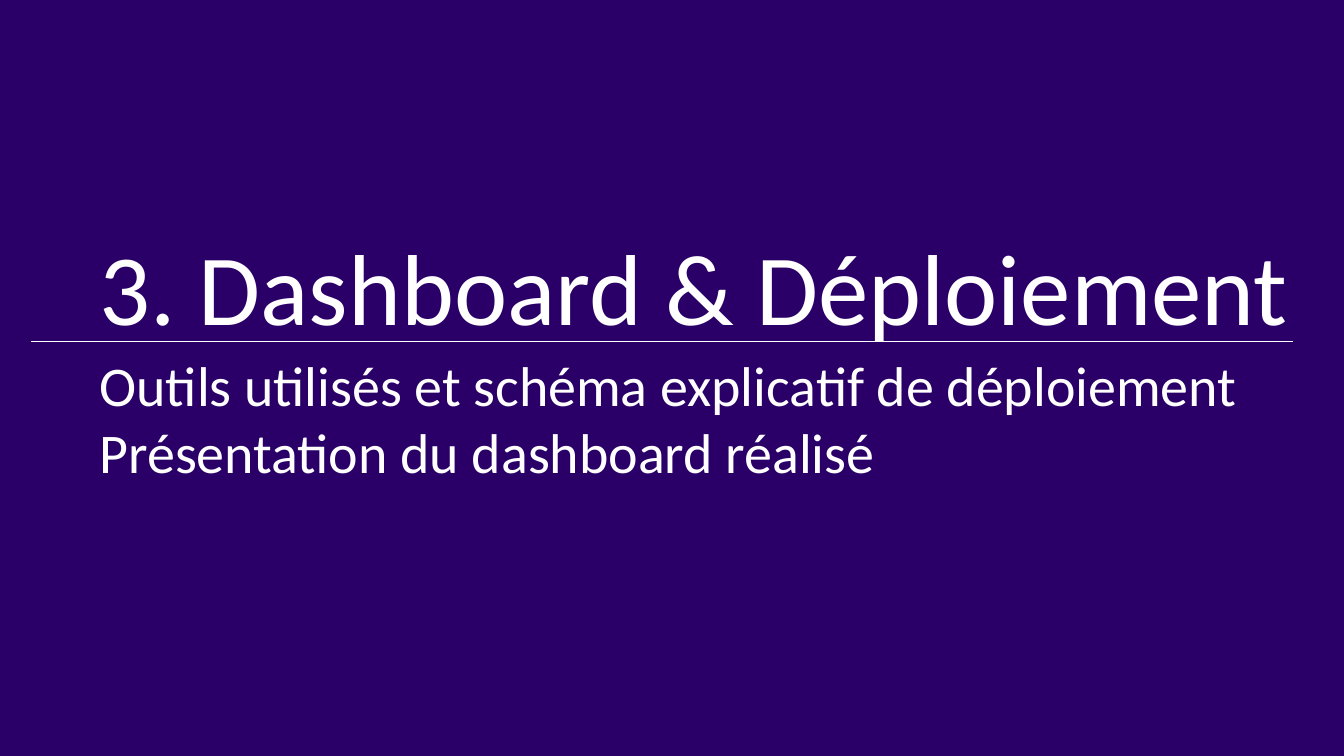
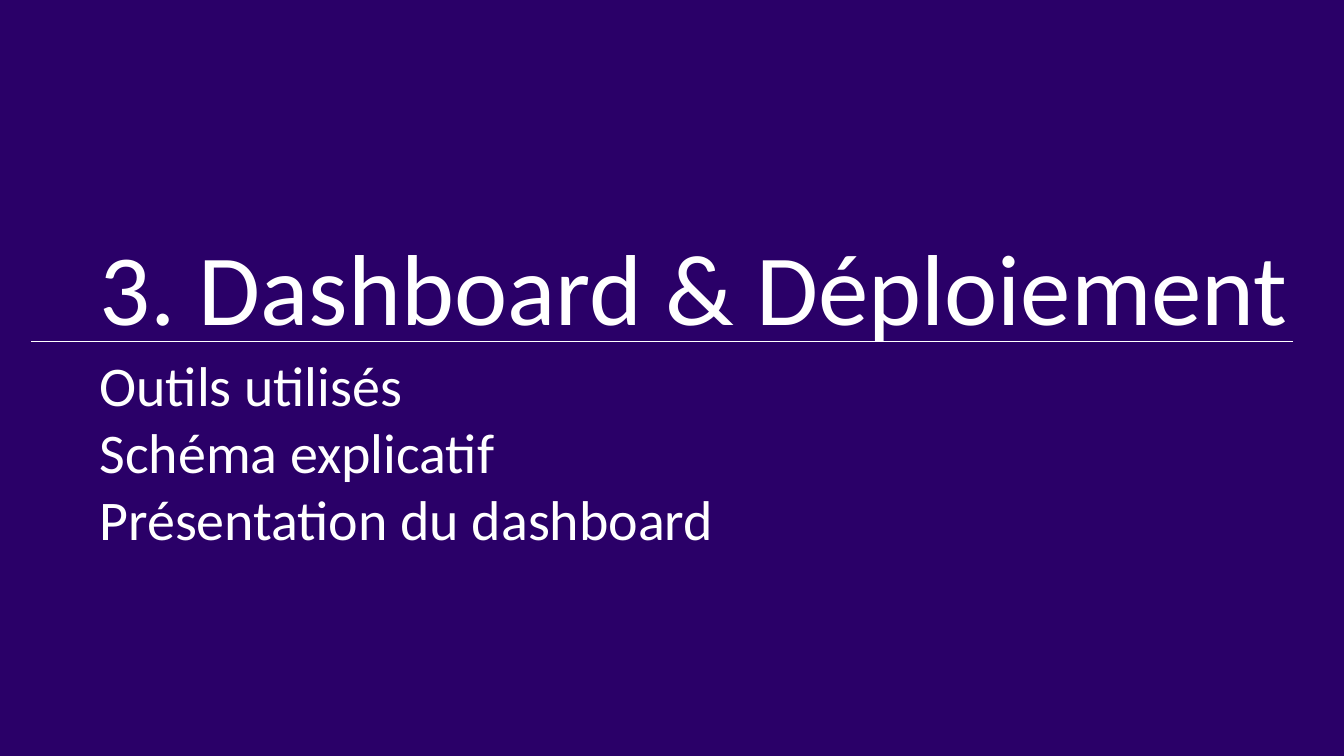
Before and after one commit to EtudiantOC2/implement_scoring_model_v2, a slide deck: slide 18 of evaluation/P7_Presentation.pptx (slide 15 before the commit). Drawn at 1344x756 pixels with LibreOffice and Linux fonts; fonts in the diff are those of the drawing. Boxes give left, top, right and bottom in pixels: in the first picture for what was removed or moved away, otherwise in the second. Text is boxed around its words. In the diff, an @@ line names an element or a change of style, - is before the commit and + after.

```diff
--- a/evaluation/P7_Presentation.pptx
+++ b/evaluation/P7_Presentation.pptx
@@ text in rectangle at [100, 367, 713, 541]: text changed @@
-Outils utilisés et schéma explicatif de déploiement
-Présentation du dashboard réalisé
+Outils utilisés
+Schéma explicatif
+Présentation du dashboard
```
Also in this commit, not shown: 10 other slides changed, 1 slide added, 1 other file.
